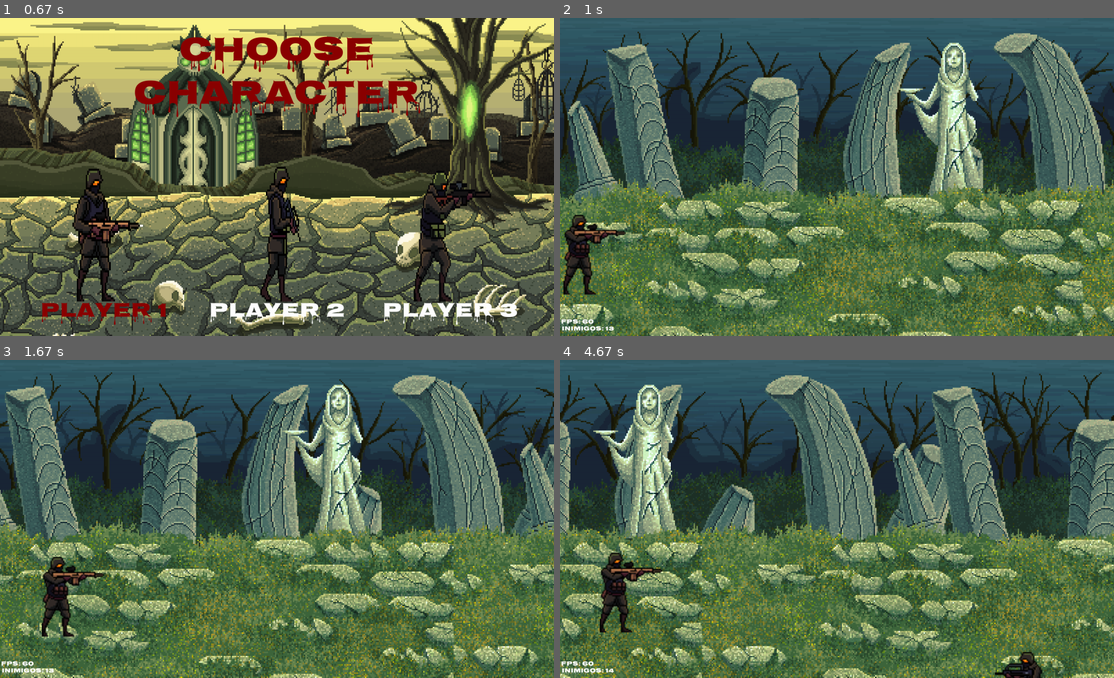
Above: before the commit, frames 1-4 (two rows, left to right).
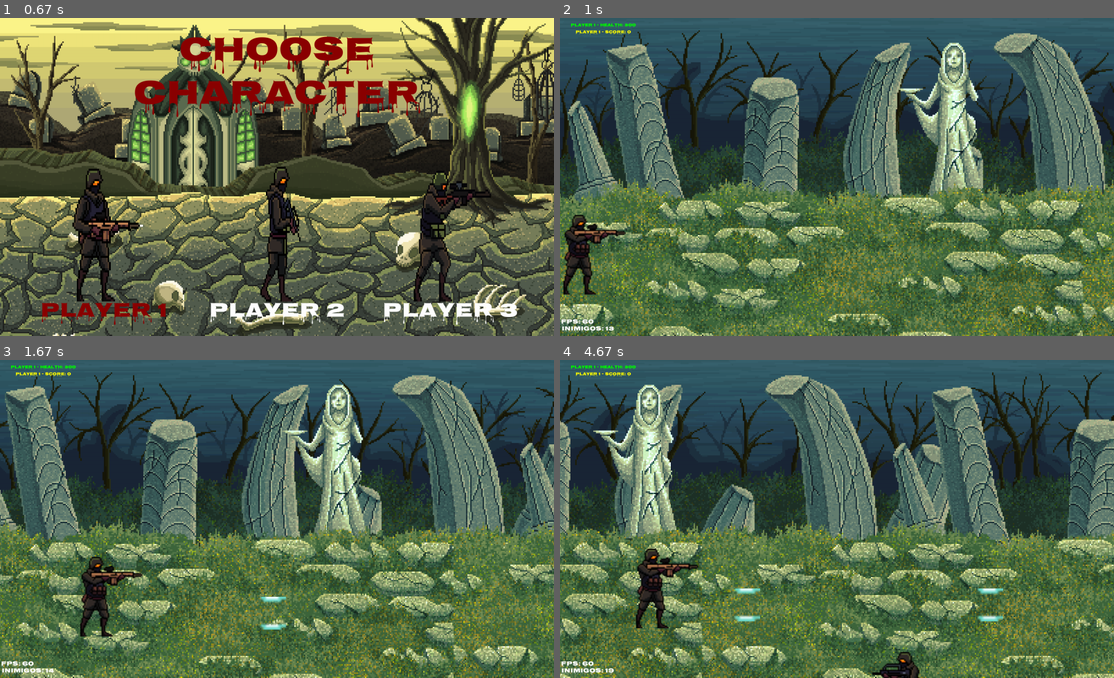
Above: after the commit, the same moments.

Repository: GabMartineli/Pygame
Game: pygame game, started from main.py
Two runs of this game, one before a commit and one after it. Both use one fixed random seed, a clock stepped at 60 frames per second and the inputs below.
Inputs:
- Up to frame 1 (0.67 s): tap Enter at 0.33 s
- Up to frame 2 (1 s): tap Enter at 0.67 s
- Up to frame 3 (1.67 s): hold Right Ctrl 1-1.47 s; hold D 1-1.47 s; hold D from 1.5 s (still down)
- Up to frame 4 (4.67 s): release D at 1.97 s; hold A 2-2.53 s; hold S 2.57-2.87 s; hold A 2.9-3.3 s; hold W 3.33-3.7 s; tap Right Ctrl at 3.73, 4.13, 4.43 s; hold D from 4.07 s (still down)

Frame 1 is identical in both runs. In frame 2, 0.2% of the frame differs, in the area x 2-14%, y 1-6%; in frame 3, 2.4%; in frame 4, 3.4%, in the area x 0-87%, y 1-100%.

Commit message:
create collision and shoot of player and enemy

Diff:
--- a/codegame/const.py
+++ b/codegame/const.py
@@ -4,6 +4,8 @@
 
 COLOR_TITLE = (139, 0, 0)
 COLOR_MENU = (255, 255, 255)
+COLOR_LIFE = (0, 255, 0)
+COLOR_SCORE = (255, 255, 0)
 MENU_CHAR_OPTION = (
     'Player 1',
     'Player 2',
@@ -18,8 +20,54 @@
     'level1Bg3': 3,
     'level1Bg4': 4,
     'level1Bg5': 5,
-    'Player1': 3,
-    'Enemy1': 3
+    'Player1': 6,
+    'Player1Shot': 20,
+    'Enemy1': 6,
+    'Enemy1Shot': 10
+}
+
+ENTITY_HEALTH = {
+    'level1Bg0': 999,
+    'level1Bg1': 999,
+    'level1Bg2': 999,
+    'level1Bg3': 999,
+    'level1Bg4': 999,
+    'level1Bg5': 999,
+    'Player1': 300,
+    'Player1Shot': 1,
+    'Enemy1': 50,
+    'Enemy1Shot': 1,
+}
+
+ENTITY_SHOT_DELAY = {
+    'Player1': 30,
+    'Enemy1': 30
+}
+
+ENTITY_ATTACK = {
+    'level1Bg0': 0,
+    'level1Bg1': 0,
+    'level1Bg2': 0,
+    'level1Bg3': 0,
+    'level1Bg4': 0,
+    'level1Bg5': 0,
+    'Player1': 1,
+    'Player1Shot': 50,
+    'Enemy1': 1,
+    'Enemy1Shot': 30,
+}
+
+ENTITY_SCORE = {
+    'level1Bg0': 0,
+    'level1Bg1': 0,
+    'level1Bg2': 0,
+    'level1Bg3': 0,
+    'level1Bg4': 0,
+    'level1Bg5': 0,
+    'Player1': 0,
+    'Player1Shot': 0,
+    'Enemy1': 100,
+    'Enemy1Shot': 0,
 }
 
 EVENT_ENEMY = pygame.USEREVENT + 1
@@ -31,7 +79,6 @@
     'EXIT'
 )
 
-
 # W
 WIN_WIDTH = 1600
 WIN_HEIGHT = 920
--- a/codegame/enemy.py
+++ b/codegame/enemy.py
@@ -1,16 +1,23 @@
 #!/usr/bin/python
 # -*- coding: utf-8 -*-
 
-from codegame.const import ENTITY_SPEED, WIN_WIDTH
+import pygame
+from codegame.const import ENTITY_SHOT_DELAY, ENTITY_SPEED
+from codegame.enemyShot import EnemyShot
 from codegame.entity import Entity
 
 
 class Enemy(Entity):
     def __init__(self, name: str, position: tuple):
         super().__init__(name, position)
+        self.shot_delay = ENTITY_SHOT_DELAY[self.name]
 
     def move(self, ):
         self.rect.centerx -= ENTITY_SPEED[self.name]
-        if self.rect.right <= 0:
-            self.rect.left = WIN_WIDTH
-        pass
+
+    def shoot(self):
+        self.shot_delay -= 1
+
+        if self.shot_delay <= 0:
+            self.shot_delay = ENTITY_SHOT_DELAY[self.name]
+            return EnemyShot(name=f'{self.name}Shot', position=(self.rect.centerx, self.rect.centery))
--- /dev/null
+++ b/codegame/enemyShot.py
@@ -0,0 +1,13 @@
+
+
+from codegame.const import ENTITY_SPEED
+from codegame.entity import Entity
+
+
+class EnemyShot(Entity):
+
+    def __init__(self, name: str, position: tuple):
+        super().__init__(name, position)
+
+    def move(self, ):
+        self.rect.centerx -= ENTITY_SPEED[self.name]
--- a/codegame/entity.py
+++ b/codegame/entity.py
@@ -4,6 +4,8 @@
 from abc import ABC, abstractmethod
 
 import pygame
+
+from codegame.const import ENTITY_ATTACK, ENTITY_HEALTH, ENTITY_SCORE
 
 
 class Entity(ABC):
@@ -12,6 +14,12 @@
         self.surf = pygame.image.load('./assets/img/' + name + '.png').convert_alpha()
         self.rect = self.surf.get_rect(left=position[0], top=position[1])
         self.speed = 0
+        self.health = ENTITY_HEALTH[self.name]
+        self.attack = ENTITY_ATTACK[self.name]
+        self.score = ENTITY_SCORE[self.name]
+        self.last_dmg = 'None'
+
+
 
     @abstractmethod
     def move(self, ):
--- /dev/null
+++ b/codegame/entityMediator.py
@@ -0,0 +1,73 @@
+
+from codegame.const import ENTITY_ATTACK, WIN_WIDTH
+from codegame.enemy import Enemy
+from codegame.enemyShot import EnemyShot
+from codegame.entity import Entity
+from codegame.player import Player
+from codegame.playerShot import PlayerShot
+
+
+class EntityMediator:
+
+    @staticmethod
+    def verify_collision_window(ent: Entity):
+        if isinstance(ent, Enemy):
+            if ent.rect.right < 0:
+                ent.health = 0
+        if isinstance(ent, PlayerShot):
+            if ent.rect.left >= WIN_WIDTH:
+                ent.health = 0
+        if isinstance(ent, EnemyShot):
+            if ent.rect.right <= 0:
+                ent.health = 0
+
+        pass
+
+    @staticmethod
+    def verify_collision_entity(ent1, ent2):
+        collision = False
+        if isinstance(ent1, Enemy) and isinstance(ent2, PlayerShot):
+            collision = True
+        elif isinstance(ent1, PlayerShot) and isinstance(ent2, Enemy):
+            collision = True
+        elif isinstance(ent1, Player) and isinstance(ent2, EnemyShot):
+            collision = True
+        elif isinstance(ent1, EnemyShot) and isinstance(ent2, Player):
+            collision = True
+
+        if collision == True:
+            if (ent1.rect.right >= ent2.rect.left
+                    and ent1.rect.left <= ent2.rect.right
+                    and ent1.rect.bottom >= ent2.rect.top
+                    and ent1.rect.top <= ent2.rect.bottom):
+                ent1.health -= ent2.attack
+                ent2.health -= ent1.attack
+                ent1.last_dmg = ent2.name
+                ent2.last_dmg = ent1.name
+
+        pass
+
+    @staticmethod
+    def verify_collision(entity_list: list[Entity]):
+        for i in range(len(entity_list)):
+            entity1 = entity_list[i]
+            EntityMediator.verify_collision_window(entity1)
+            for j in range(i+1, len(entity_list)):
+                entity2 = entity_list[j]
+                EntityMediator.verify_collision_entity(entity1, entity2)
+        pass
+
+    @staticmethod
+    def verify_health(entity_list: list[Entity]):
+        for ent in entity_list:
+            if ent.health <= 0:
+                if isinstance(ent, Enemy):
+                    EntityMediator.score(ent, entity_list)
+                entity_list.remove(ent)
+
+    @staticmethod
+    def score(enemy: Enemy, entity_list: list[Entity]):
+        if enemy.last_dmg == 'Player1Shot':
+            for ent in entity_list:
+                if ent.name == 'Player1':
+                    ent.score += enemy.score
--- a/codegame/level.py
+++ b/codegame/level.py
@@ -3,9 +3,12 @@
 
 import sys
 import pygame
-from codegame.const import COLOR_MENU, COLOR_TITLE, EVENT_ENEMY, WIN_HEIGHT
+from codegame.const import COLOR_LIFE, COLOR_MENU, COLOR_SCORE, COLOR_TITLE, EVENT_ENEMY, WIN_HEIGHT
+from codegame.enemy import Enemy
 from codegame.entity import Entity
 from codegame.entityFactory import EntityFactory
+from codegame.entityMediator import EntityMediator
+from codegame.player import Player
 
 
 class Level:
@@ -26,9 +29,22 @@
 
         while True:
             clock.tick(60)
+
             for i in self.entity_list:
                 self.window.blit(source=i.surf, dest=i.rect)
                 i.move()
+                if isinstance(i,(Player, Enemy)):
+                    shoot_object = i.shoot()
+                    if shoot_object is not None:
+                        self.entity_list.append(shoot_object)
+
+                if i.name == 'Player1':
+                    if i.health <= 120:
+                        self.level_text(12, f'Player 1 - Health: {i.health :.0f}', COLOR_TITLE, (125, 20))
+                    else:
+                        self.level_text(12, f'Player 1 - Health: {i.health :.0f}', COLOR_LIFE, (125, 20))
+
+                    self.level_text(12, f'Player 1 - Score: {i.score :.0f}', COLOR_SCORE, (125, 40))
 
             for event in pygame.event.get():
                 if event.type == pygame.QUIT:
@@ -41,6 +57,8 @@
             self.level_text(18, f'fps: {clock.get_fps() :.0f}', COLOR_MENU, (50, WIN_HEIGHT - 40))
             self.level_text(18, f'Inimigos: {len(self.entity_list)}', COLOR_MENU, (80, WIN_HEIGHT - 20))
             pygame.display.flip()
+            EntityMediator.verify_collision(self.entity_list)
+            EntityMediator.verify_health(self.entity_list)
         pass
 
 
--- a/codegame/player.py
+++ b/codegame/player.py
@@ -2,13 +2,15 @@
 # -*- coding: utf-8 -*-
 
 import pygame
-from codegame.const import ENTITY_SPEED, WIN_HEIGHT, WIN_WIDTH
+from codegame.const import ENTITY_SHOT_DELAY, ENTITY_SPEED, WIN_HEIGHT, WIN_WIDTH
 from codegame.entity import Entity
+from codegame.playerShot import PlayerShot
 
 
 class Player(Entity):
     def __init__(self, name: str, position: tuple):
         super().__init__(name, position)
+        self.shot_delay = ENTITY_SHOT_DELAY[self.name]
 
 
     def move(self, ):
@@ -22,3 +24,12 @@
         if pressed_key[pygame.K_d] and self.rect.right < WIN_WIDTH:
             self.rect.centerx += ENTITY_SPEED[self.name]
         pass
+
+    def shoot(self):
+        self.shot_delay -= 1
+
+        pressed_key = pygame.key.get_pressed()
+        if pressed_key[pygame.K_RCTRL] and self.shot_delay <= 0:
+            self.shot_delay = ENTITY_SHOT_DELAY[self.name]
+            return PlayerShot(name=f'{self.name}Shot', position=(self.rect.centerx, self.rect.centery))
+        pass
--- /dev/null
+++ b/codegame/playerShot.py
@@ -0,0 +1,12 @@
+
+from codegame.const import ENTITY_SPEED
+from codegame.entity import Entity
+
+
+class PlayerShot(Entity):
+
+    def __init__(self, name: str, position: tuple):
+        super().__init__(name, position)
+
+    def move(self,):
+        self.rect.centerx += ENTITY_SPEED[self.name]
Binary file added: assets/img/Enemy1Shot.png
Binary file added: assets/img/Player1Shot.png
